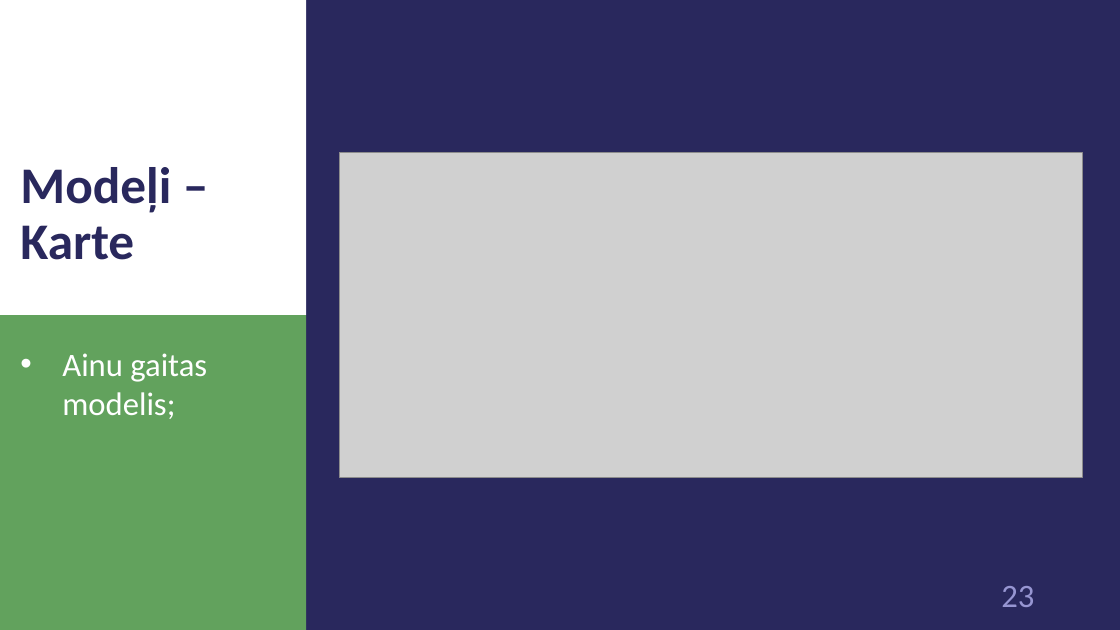
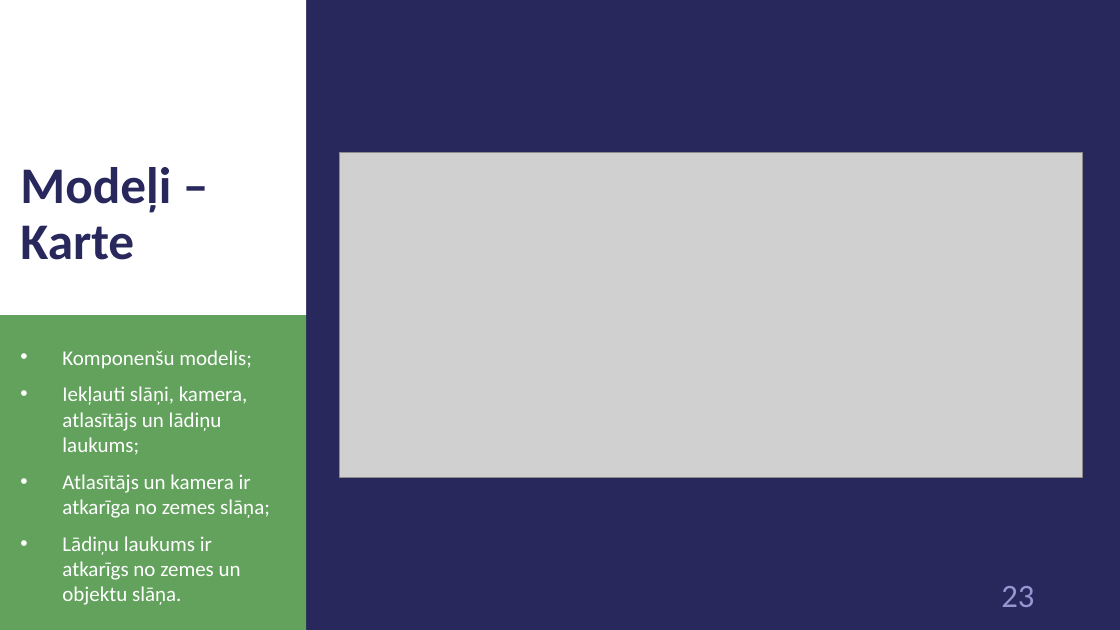
Before and after one commit to 1ivyatan/drumstalotajs, a slide deck: slide 23 of Documentation/Prezentācija.pptx. Drawn at 1120x630 pixels with LibreOffice and Linux fonts; fonts in the diff are those of the drawing; grey boxes stand for pictures. Boxes give left, top, right and bottom in pixels: in the first picture for what was removed or moved away, otherwise in the second. Text is boxed around its words. In the diff, an @@ line names an element or a change of style, - is before the commit and + after.

Commit message:
add model descs

```diff
--- a/Documentation/Prezentācija.pptx
+++ b/Documentation/Prezentācija.pptx
@@ text at (x1=62, y1=350, x2=270, y2=605): text changed; size 28 to 18 pt @@
-• Ainu gaitas modelis;
+• Komponenšu modelis;
+• Iekļauti slāņi, kamera, atlasītājs un lādiņu laukums;
+• Atlasītājs un kamera ir atkarīga no zemes slāņa;
+• Lādiņu laukums ir atkarīgs no zemes un objektu slāņa.
```
Also in this commit, not shown: 11 other slides changed, 1 slide added, 5 slides removed.
